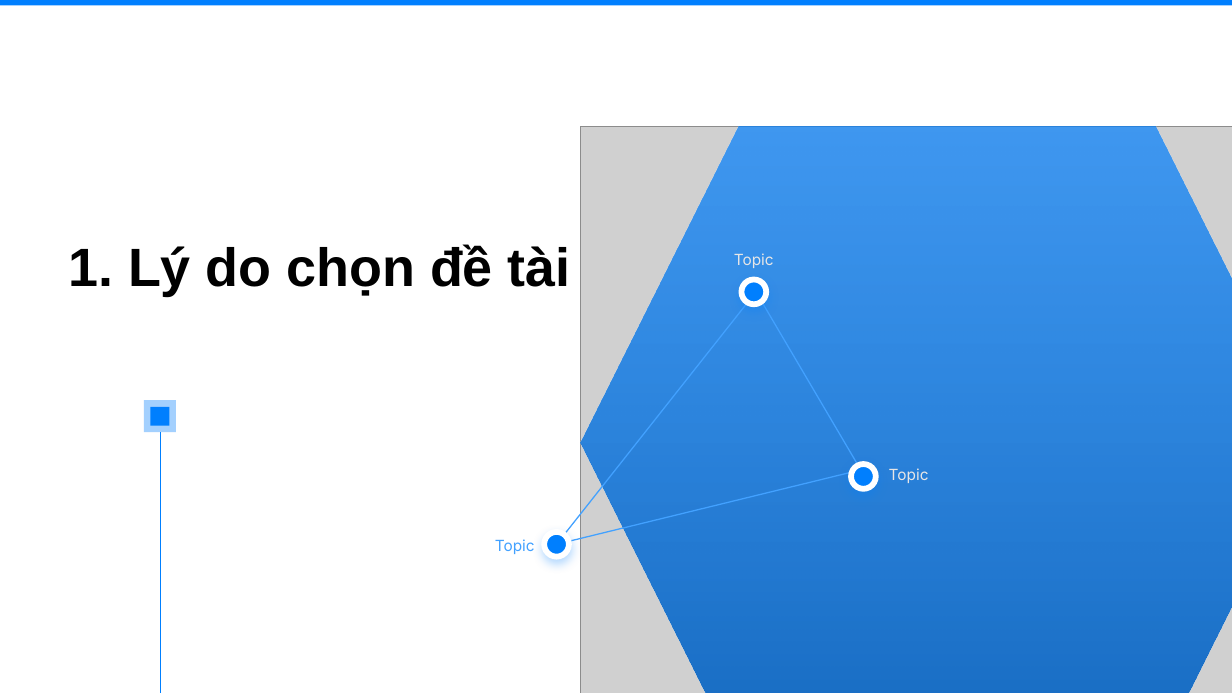
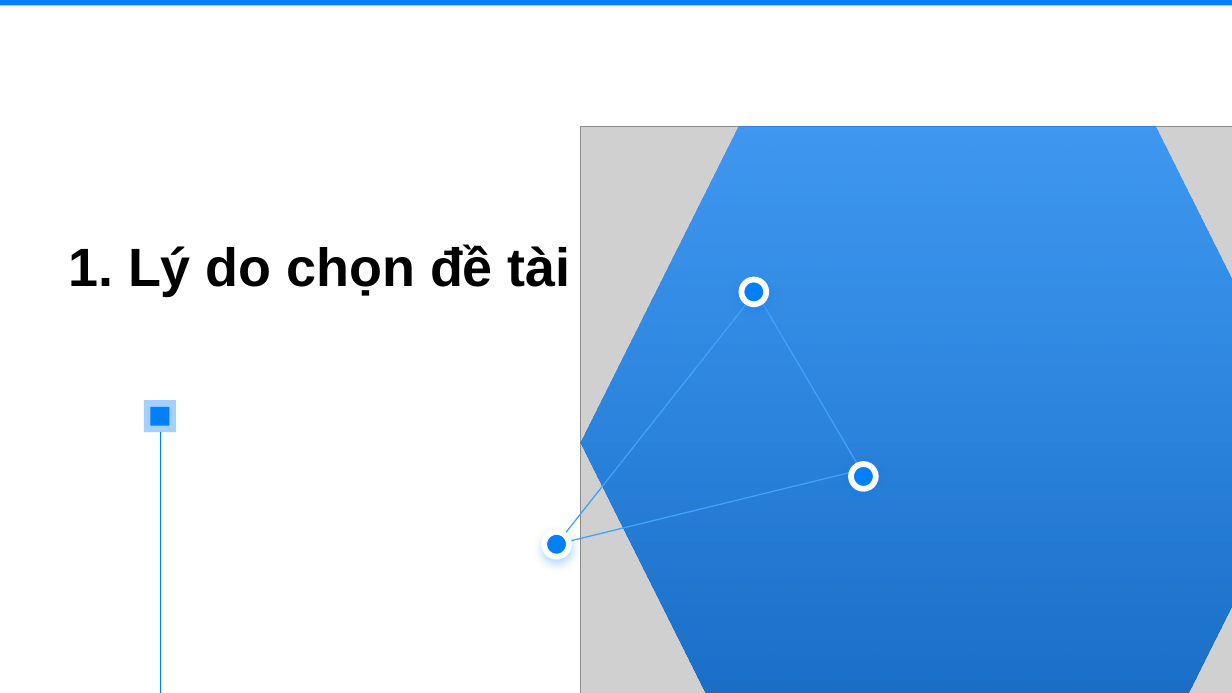
Before and after one commit to nguyendothanhloc/nguyendothanhloc-tn-da22ttd-110122105-nguyendothanhloc-xaydunghethongcotichhoptrolyaochottnn, a slide deck: slide 3 of docs/Slile.pptx. Drawn at 1232x693 pixels with LibreOffice and Linux fonts; fonts in the diff are those of the drawing; grey boxes stand for pictures; background and template pictures are left out. Boxes give left, top, right and bottom in pixels: in the first picture for what was removed or moved away, otherwise in the second. Text is boxed around its words. In the diff, an @@ line names an element or a change of style, - is before the commit and + after.

```diff
--- a/docs/Slile.pptx
+++ b/docs/Slile.pptx
@@ text removed at (x1=734, y1=253, x2=774, y2=268) @@
-Topic
@@ text removed at (x1=889, y1=468, x2=929, y2=483) @@
-Topic
@@ text removed at (x1=495, y1=539, x2=535, y2=554) @@
-Topic
```
Also in this commit, not shown: 12 other slides changed, 5 slides added, 45 other files.
